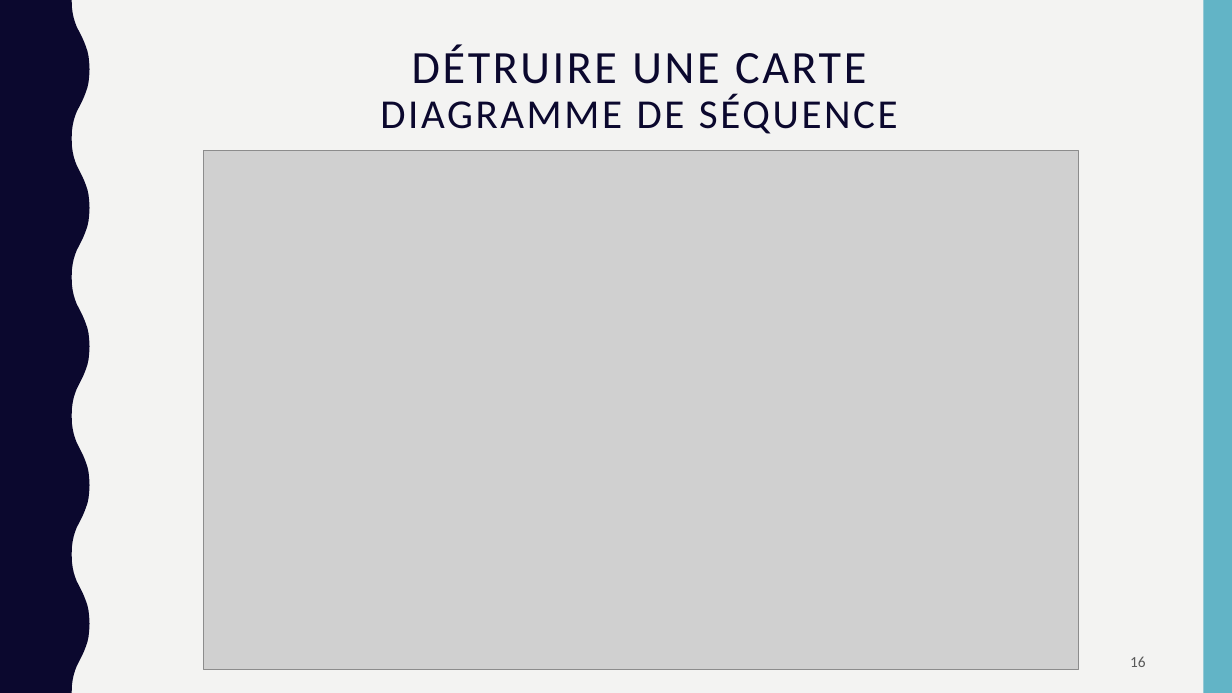
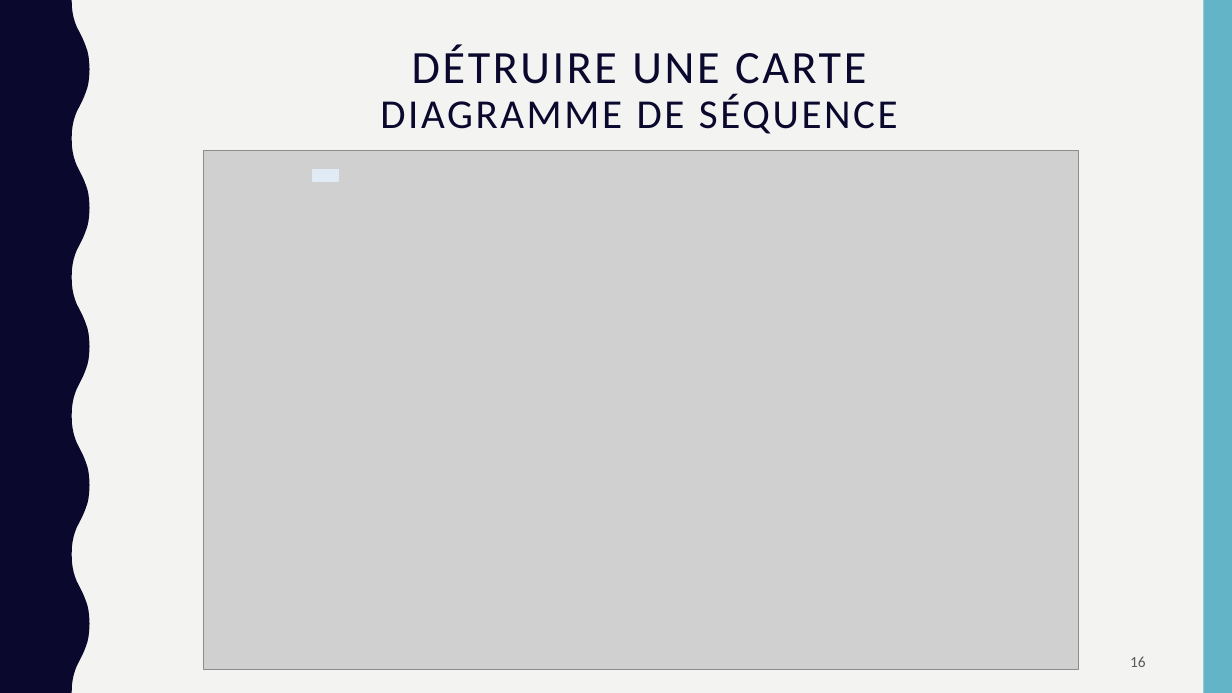
Before and after one commit to AlexiaBourmaud/StoneHearth, a slide deck: slide 16 of presentation/présentation2.pptx. Drawn at 1232x693 pixels with LibreOffice and Linux fonts; fonts in the diff are those of the drawing; grey boxes stand for pictures. Boxes give left, top, right and bottom in pixels: in the first picture for what was removed or moved away, otherwise in the second. Text is boxed around its words. In the diff, an @@ line names an element or a change of style, - is before the commit and + after.

```diff
--- a/presentation/présentation2.pptx
+++ b/presentation/présentation2.pptx
@@ rectangle added at bbox=[313, 170, 339, 181], fill #E1EBF5, outline #E1EBF5 1 pt @@
```
Also in this commit, not shown: 1 other slide changed.
